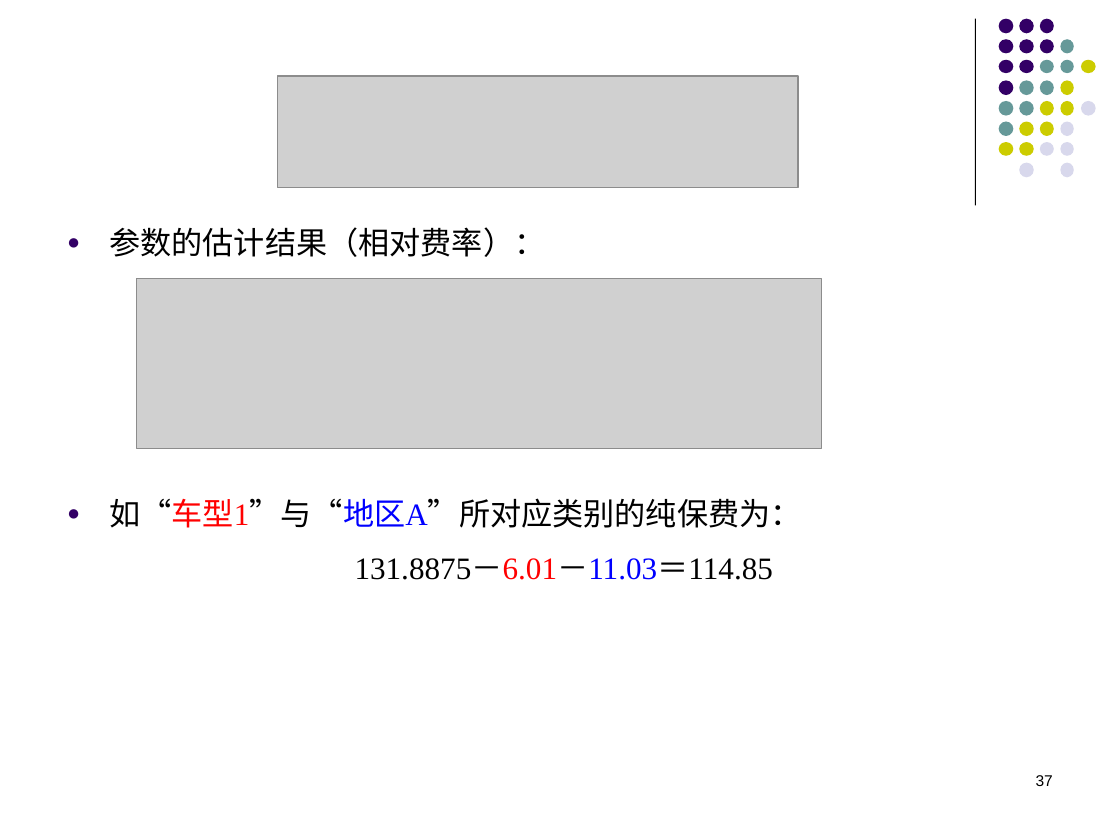
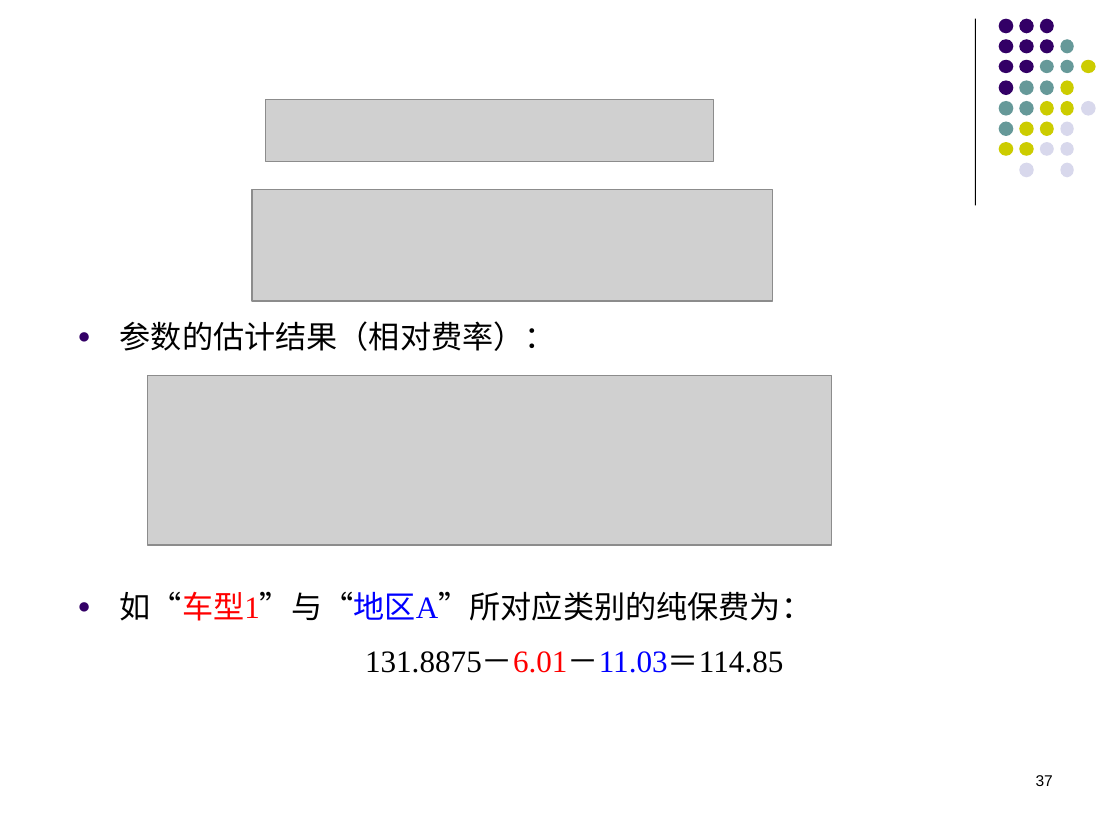
Before and after one commit to lizhengxiao/Non-life-Insurance-Actuarial-Science, a slide deck: slide 37 of Lectures/7 - Classification Rating and Generalized Linear Models.pptx. Drawn at 1120x840 pixels with LibreOffice and Linux fonts; fonts in the diff are those of the drawing; grey boxes stand for pictures. Boxes give left, top, right and bottom in pixels: in the first picture for what was removed or moved away, otherwise in the second. Text is boxed around its words. In the diff, an @@ line names an element or a change of style, - is before the commit and + after.

```diff
--- a/Lectures/7 - Classification Rating and Generalized Linear Models.pptx
+++ b/Lectures/7 - Classification Rating and Generalized Linear Models.pptx
@@ picture removed at [278, 76, 799, 187] @@
@@ picture added at [265, 100, 713, 161] @@
@@ picture added at [252, 190, 773, 301] @@
@@ text "参数的估计结果（相对费率）：": place and size @@
-text "参数的估计结果（相对费率）：" at [109, 227, 802, 580]
+text "参数的估计结果（相对费率）：" at [120, 321, 813, 673]
@@ picture: place and size @@
-picture at [137, 279, 821, 449]
+picture at [147, 375, 831, 545]
```
Also in this commit, not shown: 14 other slides changed, 5 other files.
